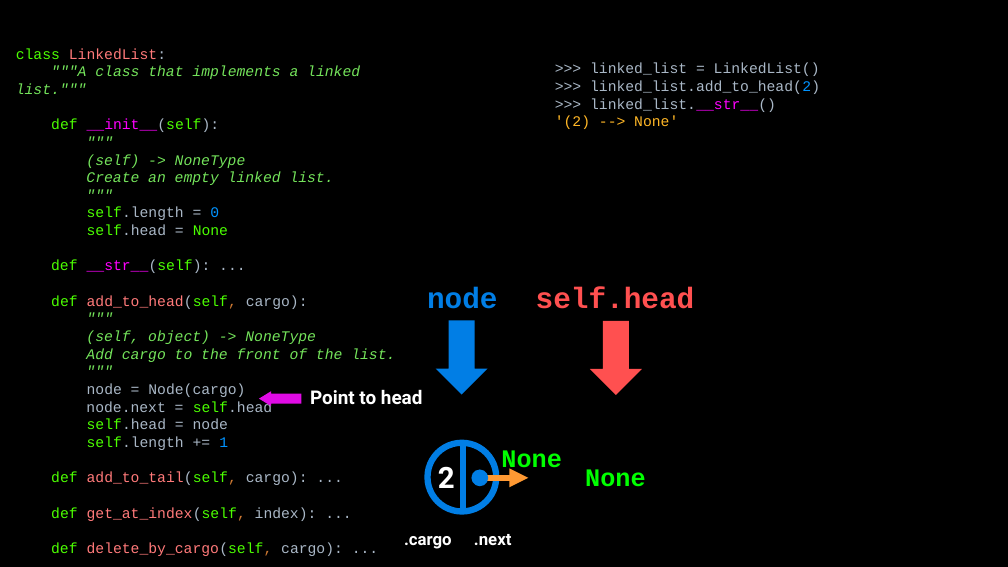
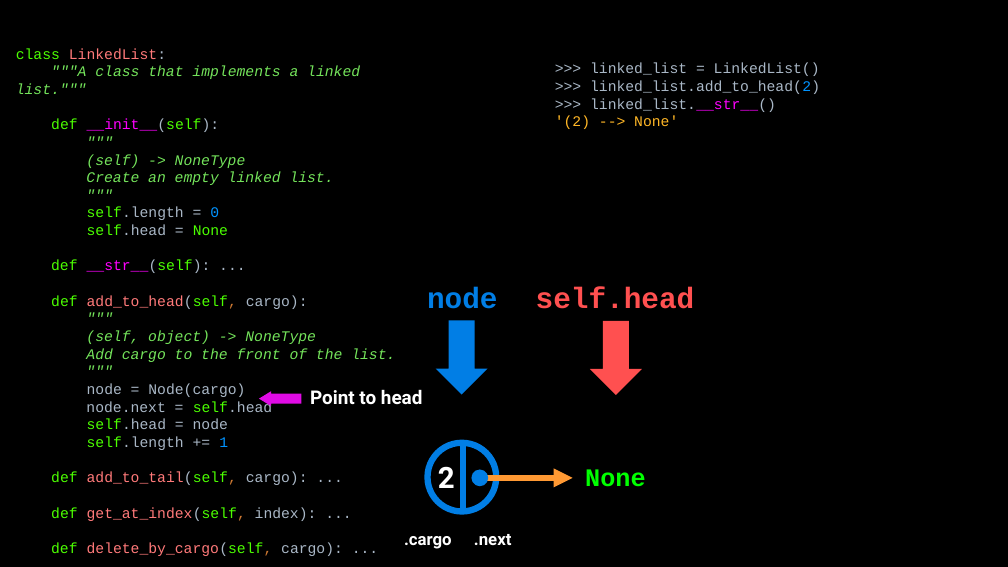
Before and after one commit to APS106/APS106-winter-2022-material, a slide deck: slide 29 of lectures/week12/lecture1/slides/week12_lecture1.pptx (slide 23 before the commit). Drawn at 1008x567 pixels with LibreOffice and Linux fonts; fonts in the diff are those of the drawing; background and template pictures are left out. Boxes give left, top, right and bottom in pixels: in the first picture for what was removed or moved away, otherwise in the second. Text is boxed around its words. In the diff, an @@ line names an element or a change of style, - is before the commit and + after.

```diff
--- a/lectures/week12/lecture1/slides/week12_lecture1.pptx
+++ b/lectures/week12/lecture1/slides/week12_lecture1.pptx
@@ arrow moved from (472, 478) - (529, 478) to (472, 478) - (572, 478) @@
@@ text removed at <box>501,450,562,476</box> @@
-None
```
Also in this commit, not shown: 8 other slides changed, 18 slides added, 3 other files.
